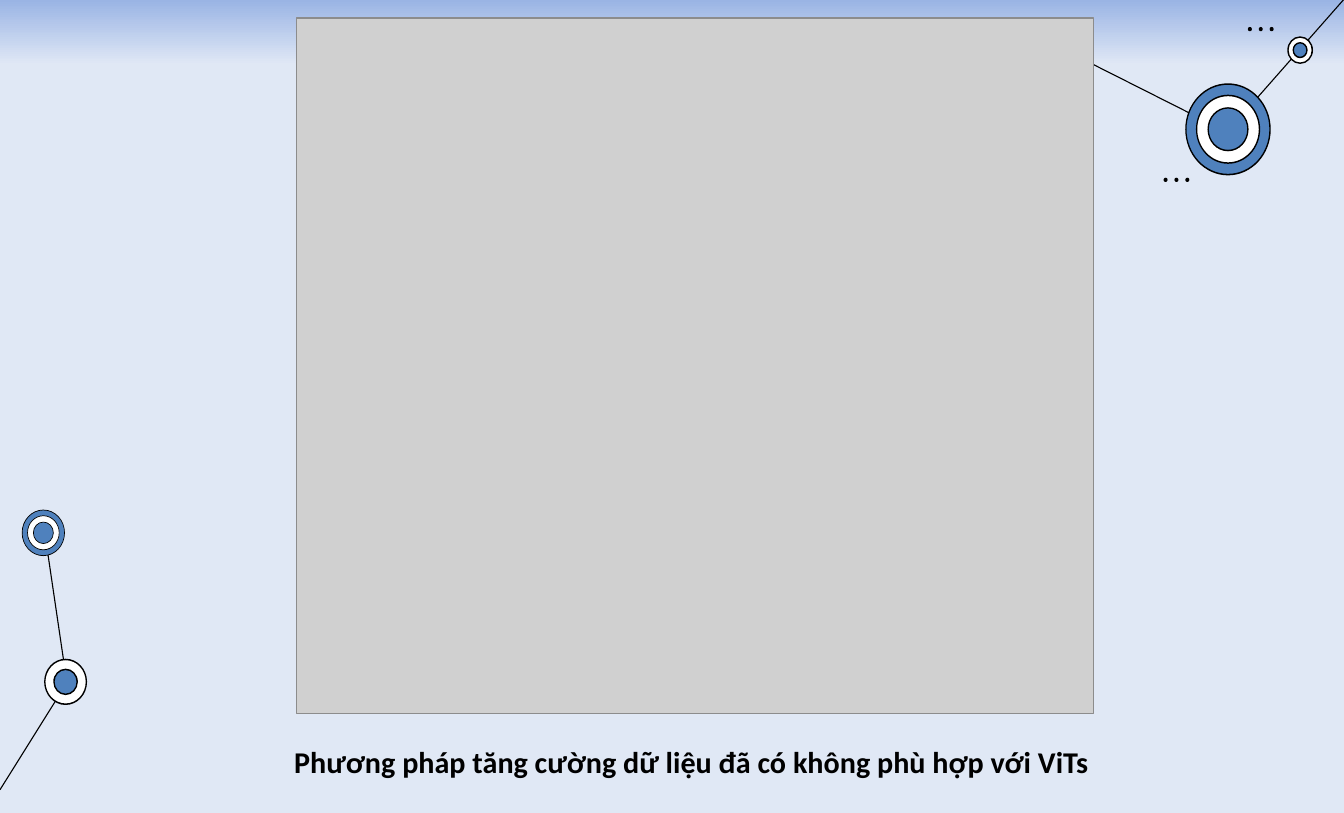
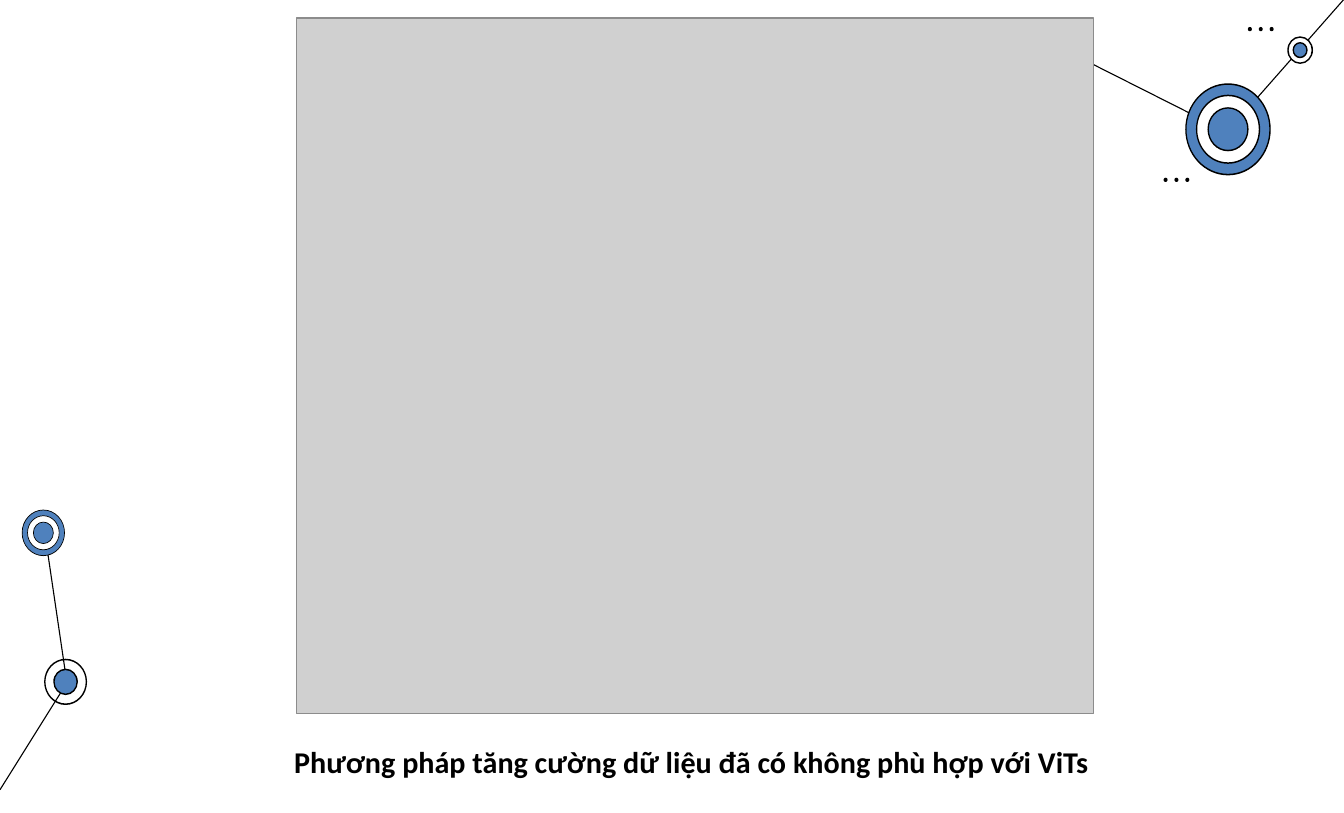
Before and after one commit to tuanhluong2003/tu21, a slide deck: slide 12 of tmpslide.pptx. Drawn at 1344x813 pixels with LibreOffice and Linux fonts; fonts in the diff are those of the drawing; grey boxes stand for pictures. Boxes give left, top, right and bottom in pixels: in the first picture for what was removed or moved away, otherwise in the second. Text is boxed around its words. In the diff, an @@ line names an element or a change of style, - is before the commit and + after.

```diff
--- a/tmpslide.pptx
+++ b/tmpslide.pptx
@@ background gradient #9AB5E4 to #E1E8F5 to #FFFFFF @@
@@ freeform shape removed at <box>44,659,86,703</box> @@
```
Also in this commit, not shown: 16 other slides changed, 5 other files.
